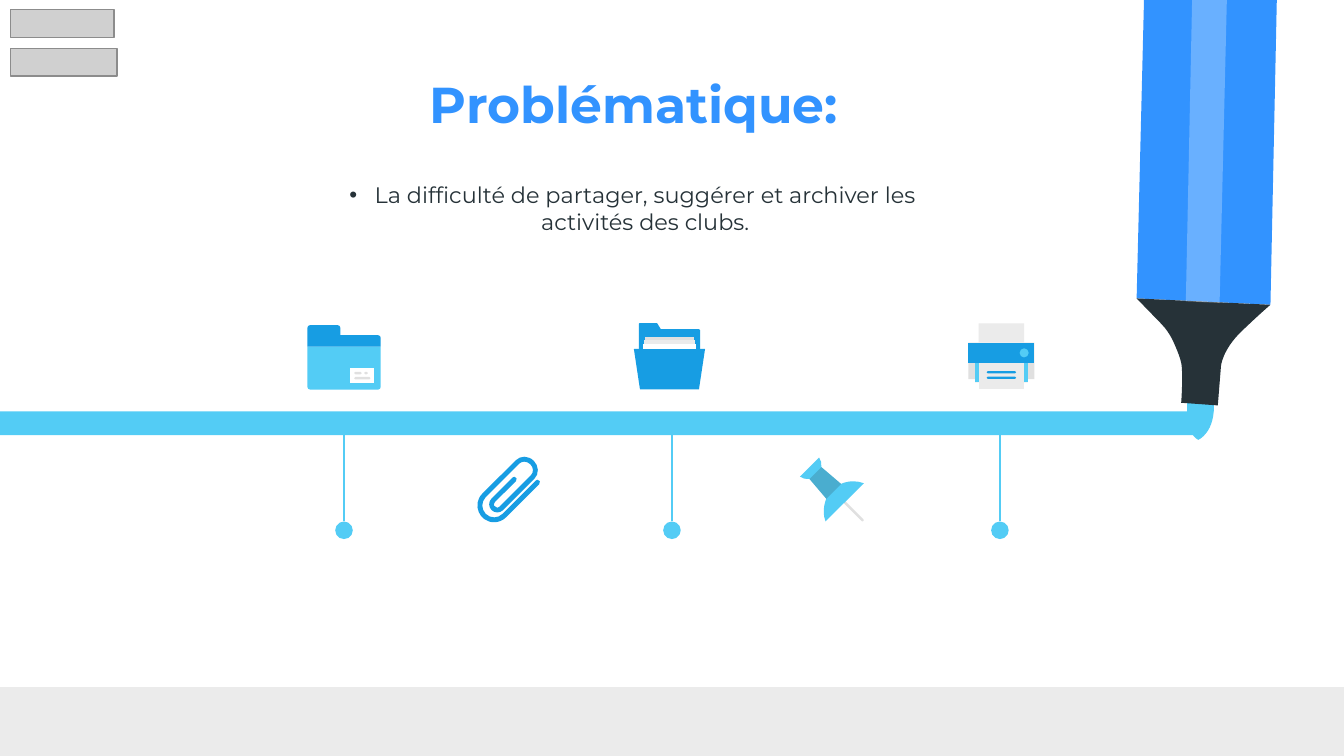
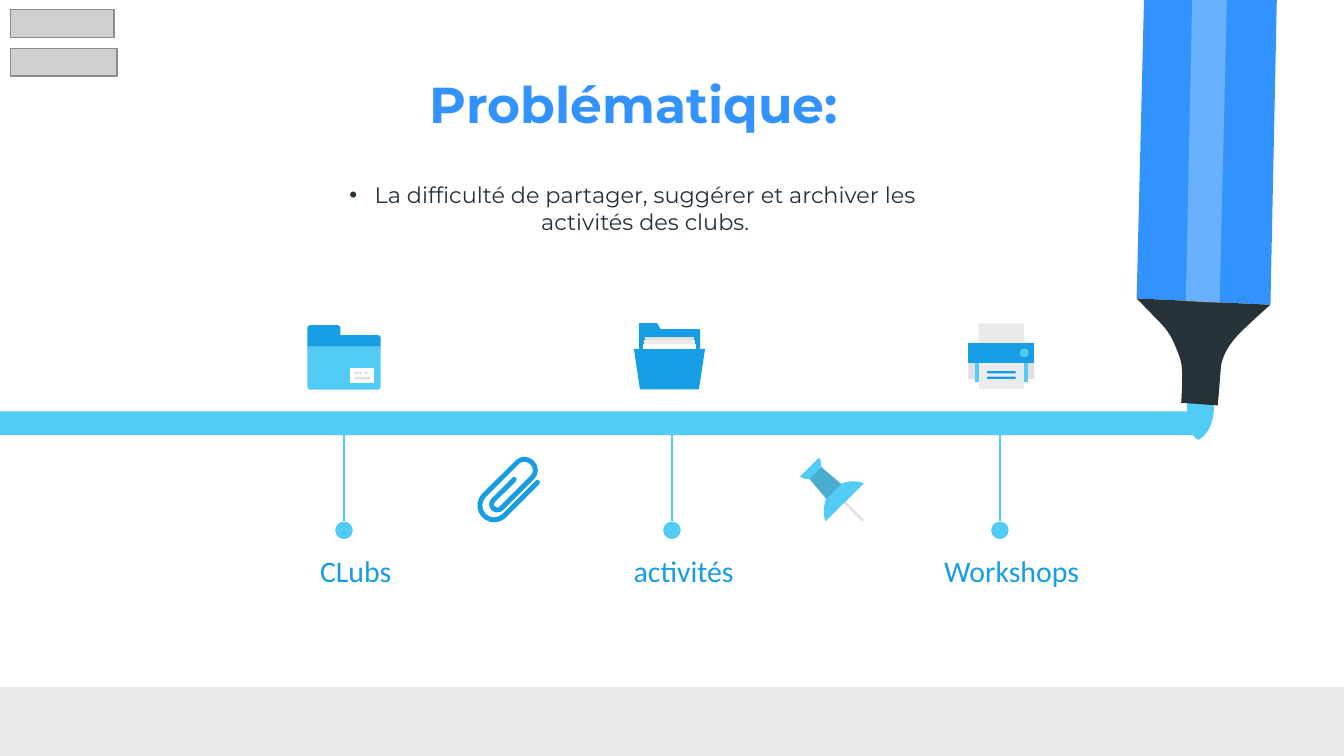
Before and after one commit to SanaaSaadoune/YouClubs, a slide deck: slide 3 of Présentation_Youclubs.pptx (slide 2 before the commit). Drawn at 1344x756 pixels with LibreOffice and Linux fonts; fonts in the diff are those of the drawing; grey boxes stand for pictures. Boxes give left, top, right and bottom in pixels: in the first picture for what was removed or moved away, otherwise in the second. Text is boxed around its words. In the diff, an @@ line names an element or a change of style, - is before the commit and + after.

```diff
--- a/Présentation_Youclubs.pptx
+++ b/Présentation_Youclubs.pptx
@@ subtitle added at [320,561,391,583], 16 pt, text #179DE3 @@
+CLubs
@@ subtitle added at [634,561,734,583], 16 pt, text #179DE3 @@
+activités
@@ subtitle added at [944,561,1079,587], 16 pt, text #179DE3 @@
+Workshops
```
Also in this commit, not shown: 1 other slide changed, 2 slides added.
